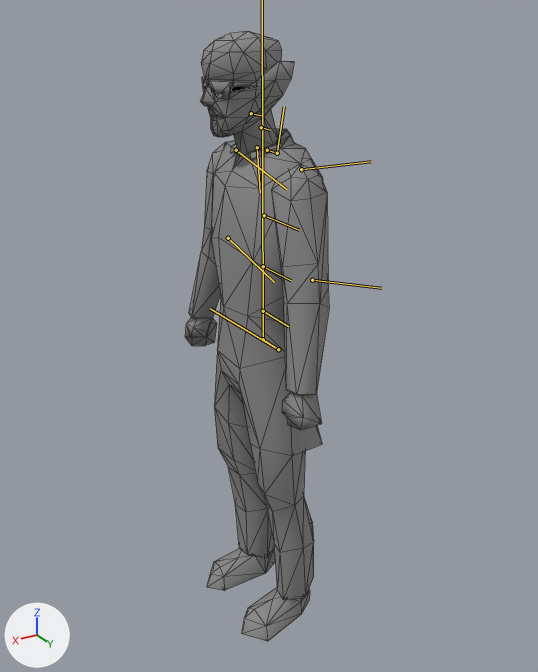
Two versions of the glTF model assets/models/players/scientist.glb, one commit apart.
The view is the same before and after, from a 50 mm lens placed at (1.27, 2.12, 2.22), pointed at (-0.02, -0.03, 1.15). Arrows for +X, +Y and +Z are at lower left; the lights stay in place. The picture after the commit comes second. The bones that change, and the others that lie on the model, are drawn over the model as lines. Mesh edges are drawn as thin lines.
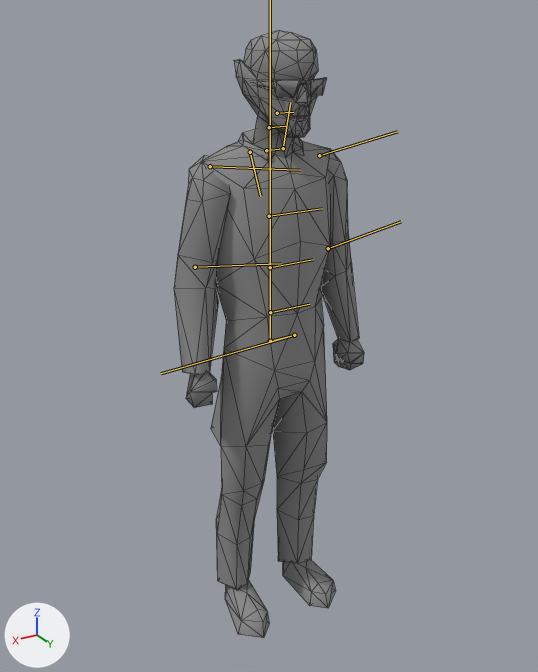
The newer file adds an action. The first version stands in its rest pose; the second is drawn at frame 8 of the action 'idle1'.

Boxes [x1, y1, x2, y2] around the edits, measured in the pictures (538 x 672 px):
'Mesh', posed (32% wider): before [185, 31, 329, 642]; after [174, 30, 364, 638]
bone 'Bip02 Neck', root to tip: before (267, 150) to (277, 153); after (266, 150) to (283, 148)
bone 'Bip02 L Arm', root to tip: before (277, 153) to (284, 106); after (283, 148) to (290, 102)
bone 'Bip02 L Arm1', root to tip: before (301, 169) to (371, 161); after (319, 155) to (397, 131)
bone 'Bip02 L Arm2', root to tip: before (312, 280) to (381, 288); after (328, 248) to (401, 221)
bone 'Bip02 R Arm', root to tip: before (257, 147) to (260, 192); after (250, 152) to (260, 196)
bone 'Bip02 R Arm1', root to tip: before (236, 150) to (287, 189); after (210, 166) to (300, 170)
bone 'Bip02 R Arm2', root to tip: before (228, 238) to (274, 282); after (195, 267) to (281, 263)
bone 'Bip02 Head', root to tip: before (261, 127) to (270, 130); after (269, 127) to (285, 126)

The edits, one by one:
Bone 'Bip02' (bone_bip02) moves from (0.0, 0.0, 0.0) to (-0.023, 0.0, 0.014).
Bone 'Bip02' (bone_bip02) turns from (0, 0, 0) to (0, 90, 0) degrees about its own x, y and z.
Bone 'Bip02 Neck' (bone_bip02_neck) turns from (0, 0, 0) to (0, -4, 0) degrees about its own x, y and z.
Bone 'Bip02 L Arm' (bone_bip02_l_arm) turns from (0, 0, 0) to (-2, 1, -4) degrees about its own x, y and z.
Bone 'Bip02 L Arm1' (bone_bip02_l_arm1) turns from (0, 0, 0) to (-2, 3, 0) degrees about its own x, y and z.
Bone 'Bip02 L Arm2' (bone_bip02_l_arm2) turns from (0, 0, 0) to (0, 2, 0) degrees about its own x, y and z.
Bone 'Bip02 R Arm' (bone_bip02_r_arm) turns from (0, 0, 0) to (1, 1, 4) degrees about its own x, y and z.
Bone 'Bip02 R Arm1' (bone_bip02_r_arm1) turns from (0, 0, 0) to (4, 9, 1) degrees about its own x, y and z.
Bone 'Bip02 R Arm2' (bone_bip02_r_arm2) turns from (0, 0, 0) to (0, -11, 0) degrees about its own x, y and z.
Bone 'Bip02 Head' (bone_bip02_head) turns from (0, 0, 0) to (0, 4, 0) degrees about its own x, y and z.
